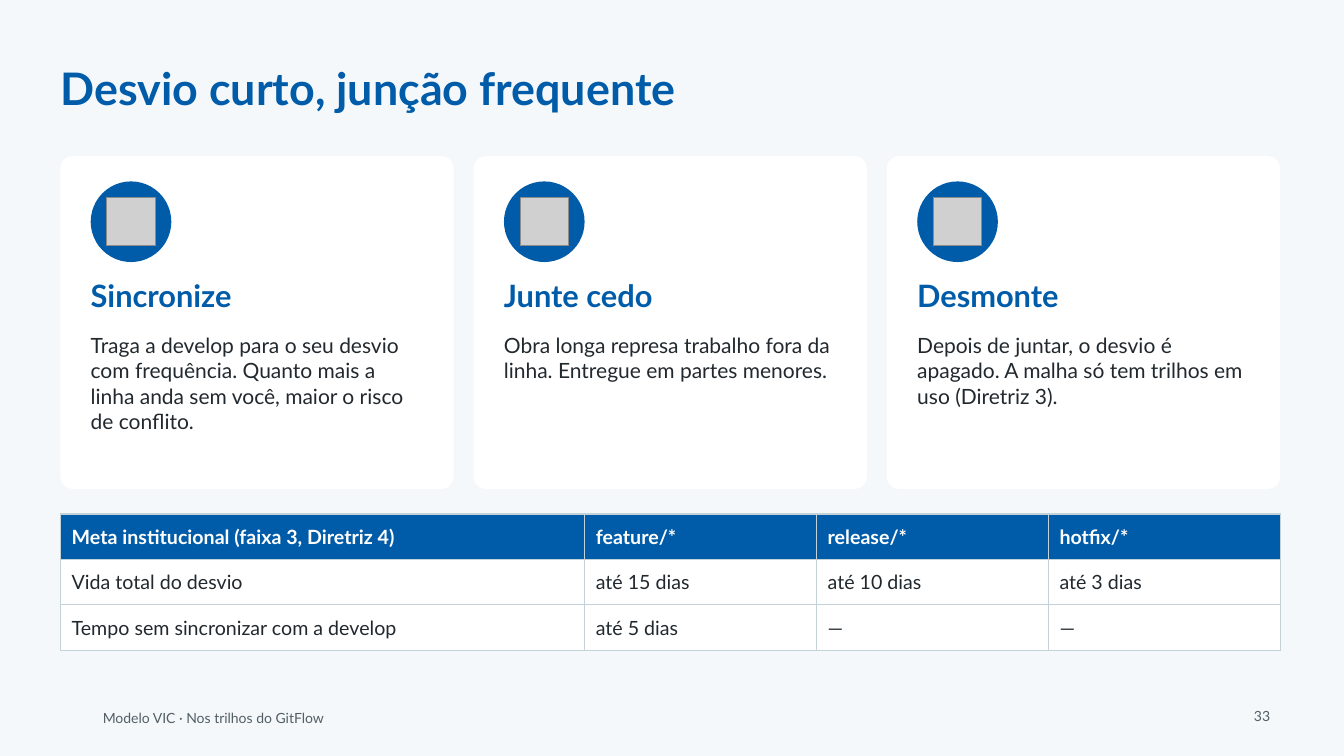
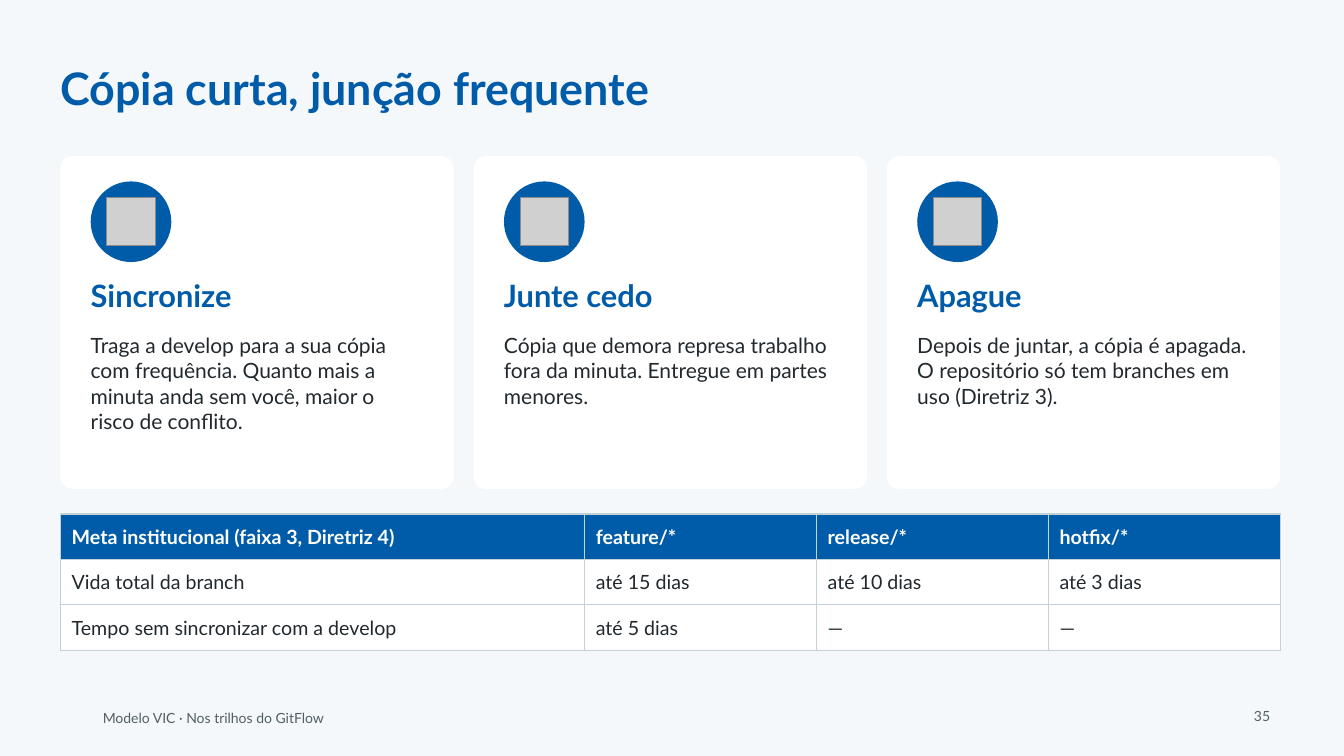
Before and after one commit to andromarcio/modelo-vic, a slide deck: slide 35 of treinamento/oficina-nos-trilhos/1-slides-nos-trilhos.pptx (slide 33 before the commit). Drawn at 1344x756 pixels with LibreOffice and Linux fonts; fonts in the diff are those of the drawing; grey boxes stand for pictures; background and template pictures are left out. Boxes give left, top, right and bottom in pixels: in the first picture for what was removed or moved away, otherwise in the second. Text is boxed around its words. In the diff, an @@ line names an element or a change of style, - is before the commit and + after.

```diff
--- a/treinamento/oficina-nos-trilhos/1-slides-nos-trilhos.pptx
+++ b/treinamento/oficina-nos-trilhos/1-slides-nos-trilhos.pptx
@@ title at <box>60,71,649,113</box>: text changed @@
-Desvio curto, junção frequente
+Cópia curta, junção frequente
@@ text at <box>917,284,1021,313</box>: text changed @@
-Desmonte
+Apague
@@ text at <box>91,337,386,429</box>: text changed @@
-Traga a develop para o seu desvio com frequência. Quanto mais a linha anda sem você, maior o risco de conflito.
+Traga a develop para a sua cópia com frequência. Quanto mais a minuta anda sem você, maior o risco de conflito.
@@ text at <box>504,337,827,404</box>: text changed @@
-Obra longa represa trabalho fora da linha. Entregue em partes menores.
+Cópia que demora represa trabalho fora da minuta. Entregue em partes menores.
@@ text at <box>917,337,1246,407</box>: text changed @@
-Depois de juntar, o desvio é apagado. A malha só tem trilhos em uso (Diretriz 3).
+Depois de juntar, a cópia é apagada. O repositório só tem branches em uso (Diretriz 3).
@@ table at <box>60,514,1280,643</box> @@
-row 2, column 1: Vida total do desvio
+row 2, column 1: Vida total da branch
@@ page number at <box>1254,711,1270,721</box>: text changed @@
-33
+35
```
Also in this commit, not shown: 27 other slides changed, 8 slides added, 6 slides removed, 8 other files.
